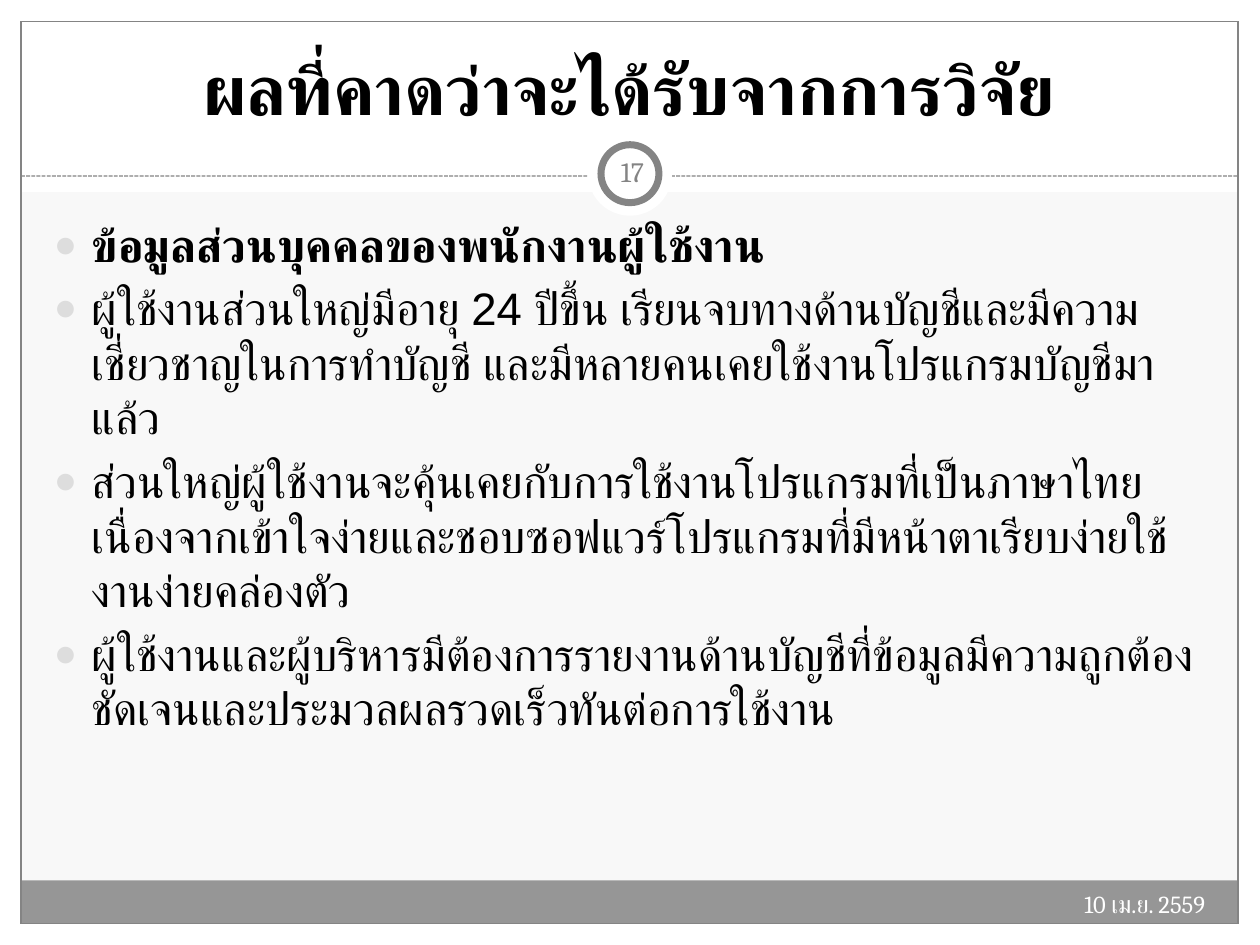
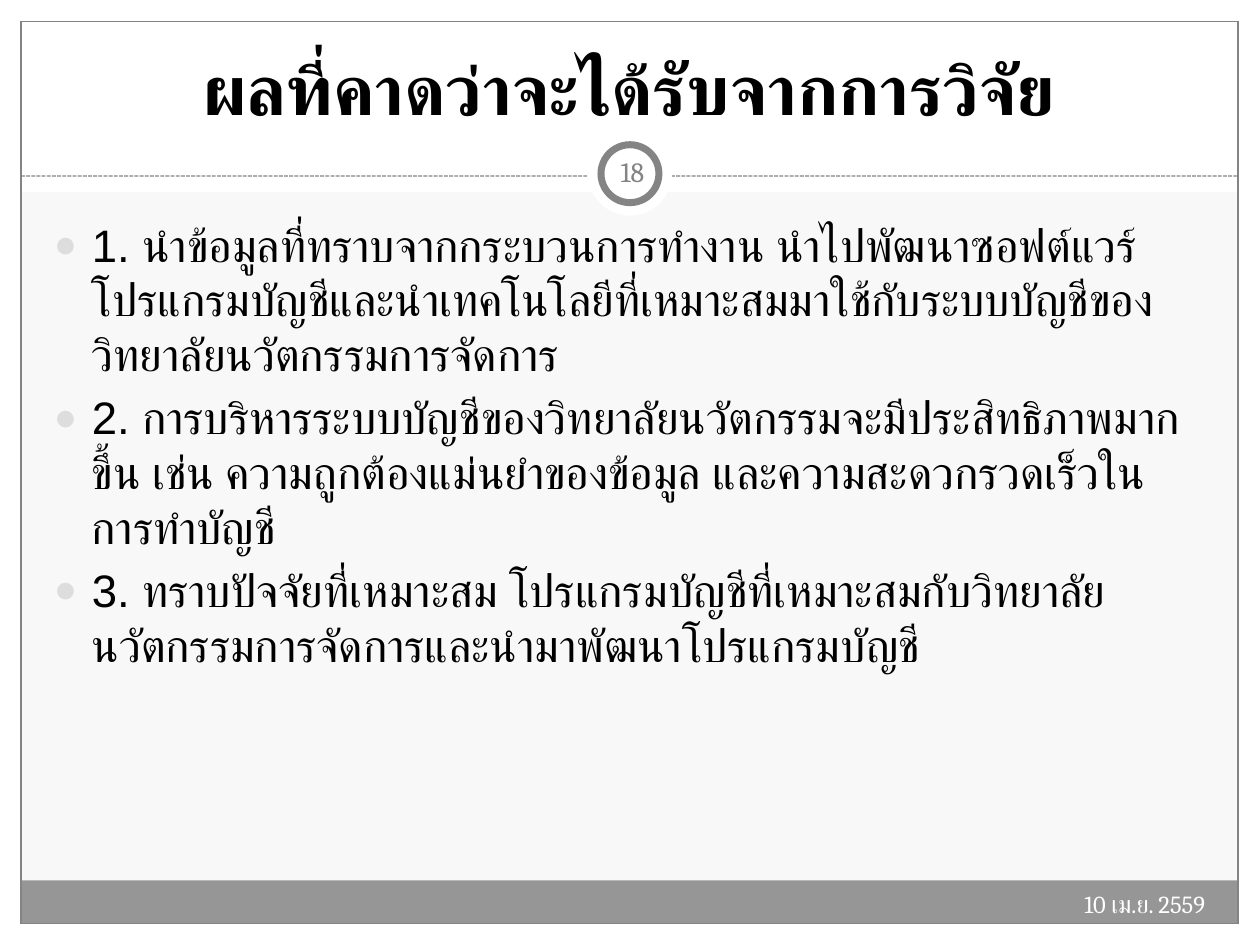
Before and after one commit to Tanandara/research, a slide deck: slide 18 of ฐานันดร์(โปรแกรมบัญชี RCIM)-Workshop (MBA).pptx (slide 17 before the commit). Drawn at 1260x945 pixels with LibreOffice and Linux fonts; fonts in the diff are those of the drawing. Boxes give left, top, right and bottom in pixels: in the first picture for what was removed or moved away, otherwise in the second. Text is boxed around its words. In the diff, an @@ line names an element or a change of style, - is before the commit and + after.

```diff
--- a/ฐานันดร์(โปรแกรมบัญชี RCIM)-Workshop (MBA).pptx
+++ b/ฐานันดร์(โปรแกรมบัญชี RCIM)-Workshop (MBA).pptx
@@ page number at bbox=[621, 163, 645, 182]: text changed @@
-17
+18
@@ text at bbox=[92, 226, 1179, 675]: text changed @@
-● ข้อมูลส่วนบุคคลของพนักงานผู้ใช้งาน
-● ผู้ใช้งานส่วนใหญ่มีอายุ 24 ปีขึ้น เรียนจบทางด้านบัญชีและมีความเชี่ยวชาญในการทำบัญชี และมีหลายคนเคยใช้งานโปรแกรมบัญชีมาแล้ว
-● ส่วนใหญ่ผู้ใช้งานจะคุ้นเคยกับการใช้งานโปรแกรมที่เป็นภาษาไทยเนื่องจากเข้าใจง่ายและชอบซอฟแวร์โปรแกรมที่มีหน้าตาเรียบง่ายใช้งานง่ายคล่องตัว
-● ผู้ใช้งานและผู้บริหารมีต้องการรายงานด้านบัญชีที่ข้อมูลมีความถูกต้องชัดเจนและประมวลผลรวดเร็วทันต่อการใช้งาน
+● 1. นำข้อมูลที่ทราบจากกระบวนการทำงาน นำไปพัฒนาซอฟต์แวร์โปรแกรมบัญชีและนำเทคโนโลยีที่เหมาะสมมาใช้กับระบบบัญชีของวิทยาลัยนวัตกรรมการจัดการ
+● 2. การบริหารระบบบัญชีของวิทยาลัยนวัตกรรมจะมีประสิทธิภาพมากขึ้น เช่น ความถูกต้องแม่นยำของข้อมูล และความสะดวกรวดเร็วในการทำบัญชี
+● 3. ทราบปัจจัยที่เหมาะสม โปรแกรมบัญชีที่เหมาะสมกับวิทยาลัยนวัตกรรมการจัดการและนำมาพัฒนาโปรแกรมบัญชี
```
Also in this commit, not shown: 9 other slides changed, 1 slide added, 4 slides removed, 2 other files.
